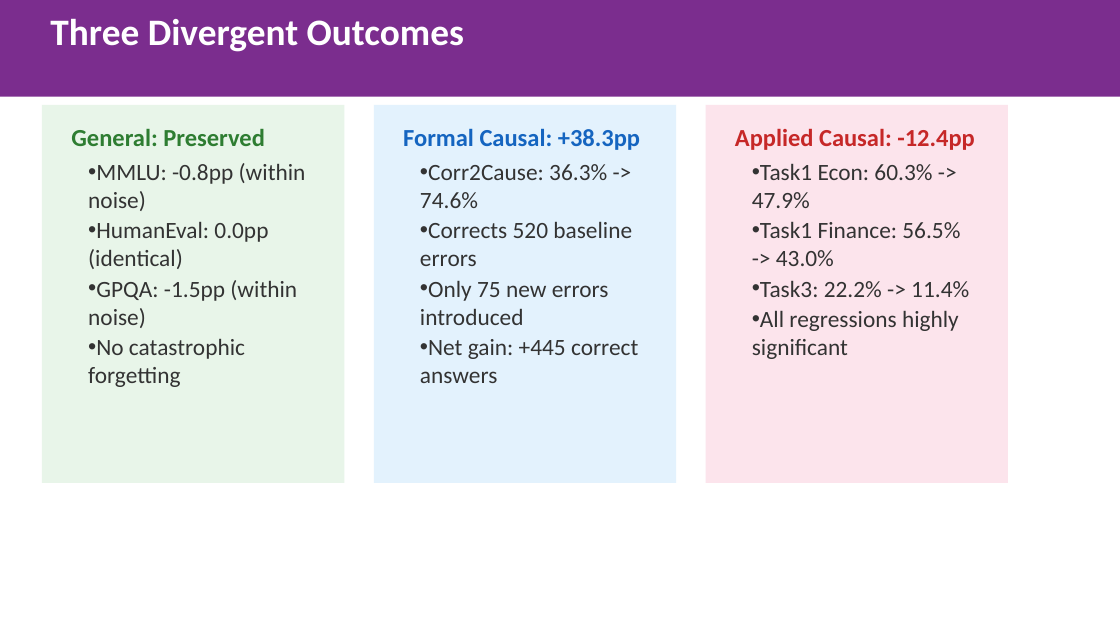
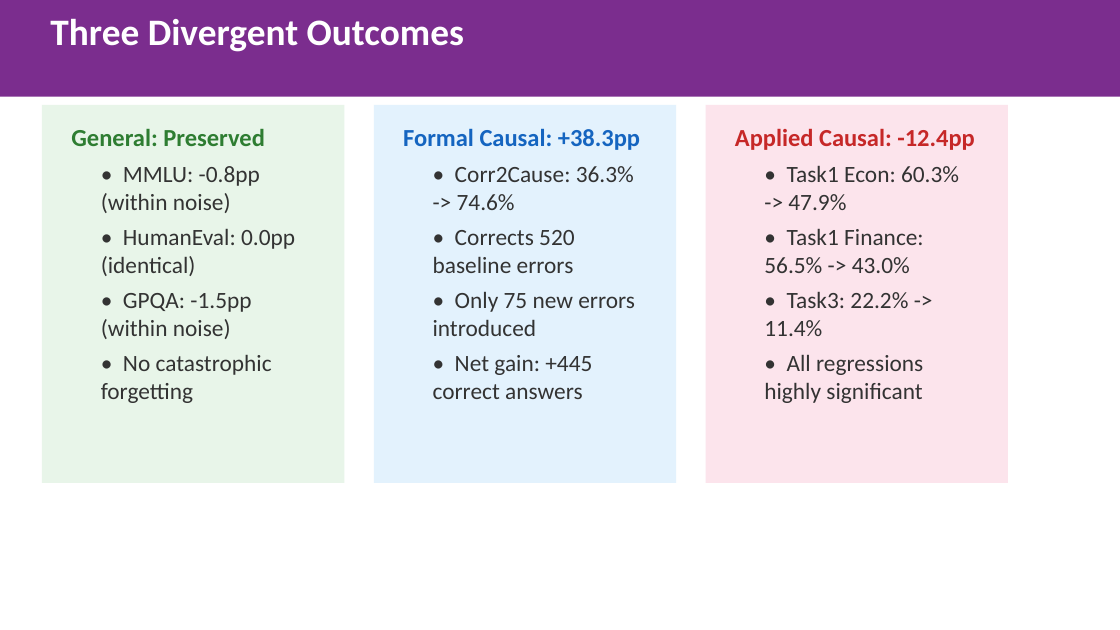
Before and after one commit to gbangban/ai-ideology-study, a slide deck: slide 5 of paper/iclr2026/iclr2026_spotlight.pptx. Drawn at 1120x630 pixels with LibreOffice and Linux fonts; fonts in the diff are those of the drawing. Boxes give left, top, right and bottom in pixels: in the first picture for what was removed or moved away, otherwise in the second. Text is boxed around its words. In the diff, an @@ line names an element or a change of style, - is before the commit and + after.

```diff
--- a/paper/iclr2026/iclr2026_spotlight.pptx
+++ b/paper/iclr2026/iclr2026_spotlight.pptx
@@ text at [101,166,295,403]: text changed @@
-• MMLU: -0.8pp (within noise)
-• HumanEval: 0.0pp (identical)
-• GPQA: -1.5pp (within noise)
-• No catastrophic forgetting
+• MMLU: -0.8pp (within noise)
+• HumanEval: 0.0pp (identical)
+• GPQA: -1.5pp (within noise)
+• No catastrophic forgetting
@@ text at [433,166,635,399]: text changed @@
-• Corr2Cause: 36.3% -> 74.6%
-• Corrects 520 baseline errors
-• Only 75 new errors introduced
-• Net gain: +445 correct answers
+• Corr2Cause: 36.3% -> 74.6%
+• Corrects 520 baseline errors
+• Only 75 new errors introduced
+• Net gain: +445 correct answers
@@ text at [764,165,959,403]: text changed @@
-• Task1 Econ: 60.3% -> 47.9%
-• Task1 Finance: 56.5% -> 43.0%
-• Task3: 22.2% -> 11.4%
-• All regressions highly significant
+• Task1 Econ: 60.3% -> 47.9%
+• Task1 Finance: 56.5% -> 43.0%
+• Task3: 22.2% -> 11.4%
+• All regressions highly significant
```
Also in this commit, not shown: 7 other slides changed, 1 other file.
